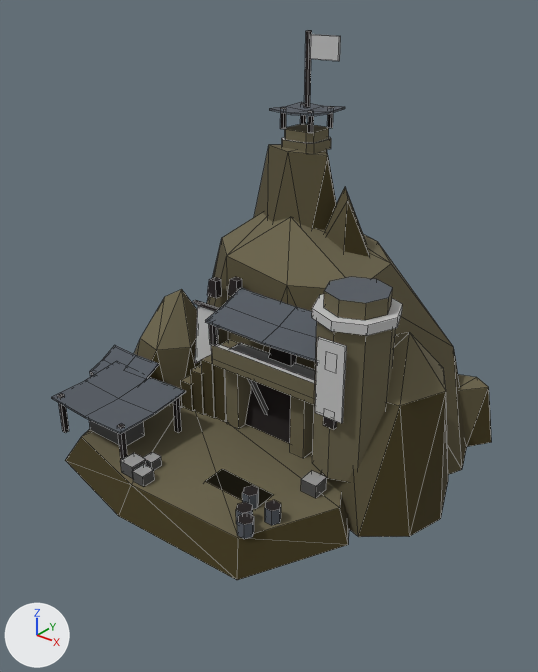
An edit to the Blender file art/models/buildings/sietch.fremen.blend, drawn before and after from the same camera.
Rendered twice from a 50 mm lens placed at (6.12, -7.79, 6.52), pointed at (0.09, -0.25, 1.84). Every picture has the same lights, and +X, +Y and +Z are marked at lower left. The older version comes first. Mesh edges are drawn as thin lines.

Objects in the first picture: 'body', 'level2', 'level3'.
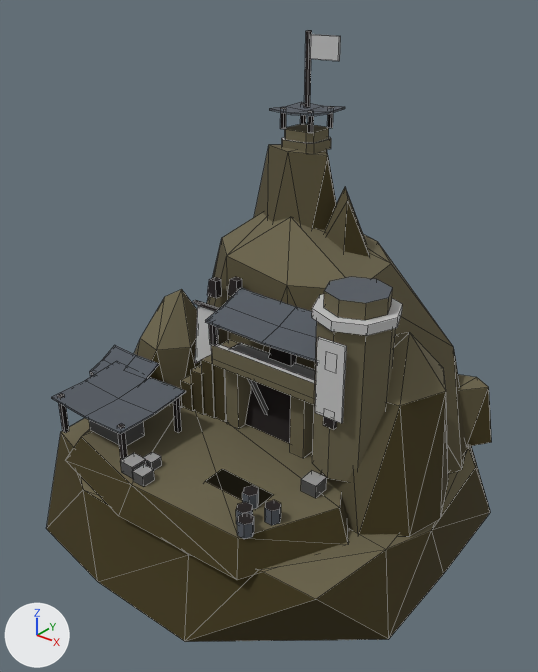
Changed parts and their boxes (x1, y1, x2, y2) in the pictures (538 x 672 px):
'body', reshaped (17% taller)
    before: (51, 213, 492, 580)
    after: (46, 213, 492, 642)
part 1 of me_body, added (brown)
    after: (46, 418, 490, 642)

Edits to the bpy script that builds the scene:
```text
Change me_body:
    used by ob_body; location = (0.0, 0.0, 0.0)
    remove me_body.from_pydata(...)  # 454 vertices, 370 faces; spans x -2.83..2.98, y -2.85..2.8, z 0.0..3.45
    add me_body.from_pydata(...)  # 486 vertices, 421 faces; spans x -3.12..3.07, y -3.2..3.2, z -1.0..3.45
    me_body part 1: a new loose piece of 32 vertices spanning x -3.12..3.07, y -3.2..3.2, z -1.0..0.03, in mat_palette (picture img_palette_png)
```
